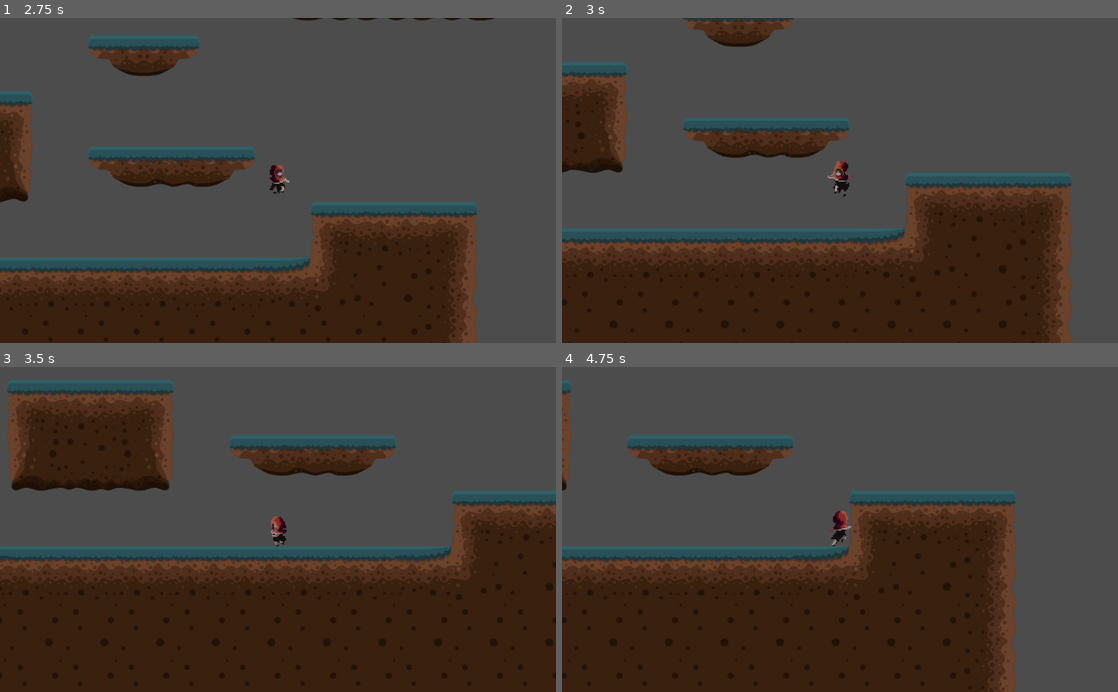
Above: before the commit, frames 1-4 (two rows, left to right).
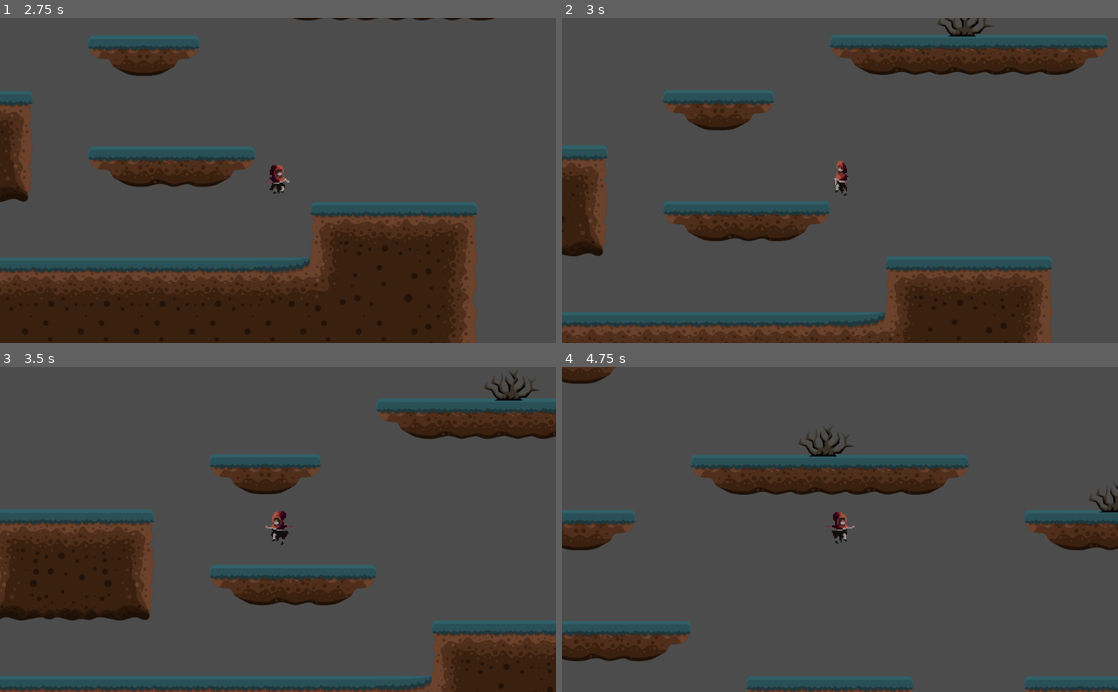
Above: after the commit, the same moments.

Repository: beldonholt/YourMum
Game: Godot game, scene res://StartMenu.tscn
The game is run twice, just before and just after one commit, with the same random seed, the same clock (stepped at 60 frames per second) and the same inputs. The engine's default icon, where the game draws it, is replaced by a stand-in: a white triangle on a blue panel in a dark square.
Inputs:
- Up to frame 1 (2.75 s): click "Start" at 0.5 s; tap Enter (ui_accept) at 1.25 s; hold D (right) from 1.28 s (still down); tap W (jump) at 1.35, 1.52, 1.82, 2.27, 2.3, 2.57 s; tap Shift (run) at 2.1 s
- Up to frame 2 (3 s): release D (right) at 2.78 s; hold A (left) from 2.78 s (still down); tap W (jump) at 2.85 s
- Up to frame 3 (3.5 s): keep holding A (left)
- Up to frame 4 (4.75 s): release A (left) at 3.53 s; hold D (right) from 3.53 s (still down); tap Shift (run) at 3.6 s; tap W (jump) at 3.77, 3.8, 4.07, 4.35, 4.52 s

Frame 1 is identical in both runs. In frame 2, 49% of the frame differs, in the area x 0-99%, y 0-100%; in frame 3, 61%, in the area x 0-100%, y 1-100%; in frame 4, 53%.

Commit message:
coyoteJump

Diff:
--- a/Lvl 3 Main progect/PlayerStuff/Player.gd
+++ b/Lvl 3 Main progect/PlayerStuff/Player.gd
@@ -51,9 +51,12 @@
 	#simulating Gravity with acceleration
 	velocity.y += GRAVITY
 	#print(velocity.y)
+	if is_on_floor() == false:
+		$CoyoteTimer.start()
+		pass
 
 	#Player jump input
-	if Input.is_action_just_pressed("jump") and is_on_floor():
+	if Input.is_action_just_pressed("jump") and (is_on_floor() or ($CoyoteTimer.is_stopped() == false)):
 		velocity.y = JUMPFORCE
 	if Input.is_action_just_pressed("jump") and is_on_floor() == false and Jumps == 1:
 		velocity.y = JUMPFORCE
--- a/Lvl 3 Main progect/PlayerStuff/Player.tscn
+++ b/Lvl 3 Main progect/PlayerStuff/Player.tscn
@@ -118,6 +118,10 @@
 wait_time = 0.25
 autostart = true
 
+[node name="CoyoteTimer" type="Timer" parent="."]
+wait_time = 0.001
+one_shot = true
+
 [node name="Area2D" type="Area2D" parent="."]
 collision_layer = 2
 collision_mask = 2
--- a/Lvl 3 Main progect/StartMenu.tscn
+++ b/Lvl 3 Main progect/StartMenu.tscn
@@ -31,8 +31,7 @@
 "values": [ Color( 0.517647, 0.509804, 0.509804, 1 ), Color( 0.792157, 0.427451, 0.427451, 1 ), Color( 0.74902, 0.203922, 0.203922, 1 ), Color( 0.611765, 0.0509804, 0.0509804, 1 ), Color( 0.227451, 0, 0, 1 ), Color( 0.105882, 0, 0, 1 ), Color( 0.52549, 0.52549, 0.52549, 1 ) ]
 }
 
-[sub_resource type="Animation" id=3]
-resource_name = "TitleText"
+[sub_resource type="Animation" id=4]
 loop = true
 tracks/0/type = "value"
 tracks/0/path = NodePath("Label:custom_fonts/font:size")
@@ -89,8 +88,8 @@
 }
 
 [node name="AnimationPlayer" type="AnimationPlayer" parent="."]
-anims/BackGroundFade = SubResource( 4 )
-anims/TitleText = SubResource( 3 )
+anims/BackGroundFade = SubResource( 3 )
+anims/TitleText = SubResource( 4 )
 
 [node name="Button" type="Button" parent="."]
 margin_left = 16.0
Not shown: 1 places in Lvl 3 Main progect/StartMenu.tscn that only renumber resources
